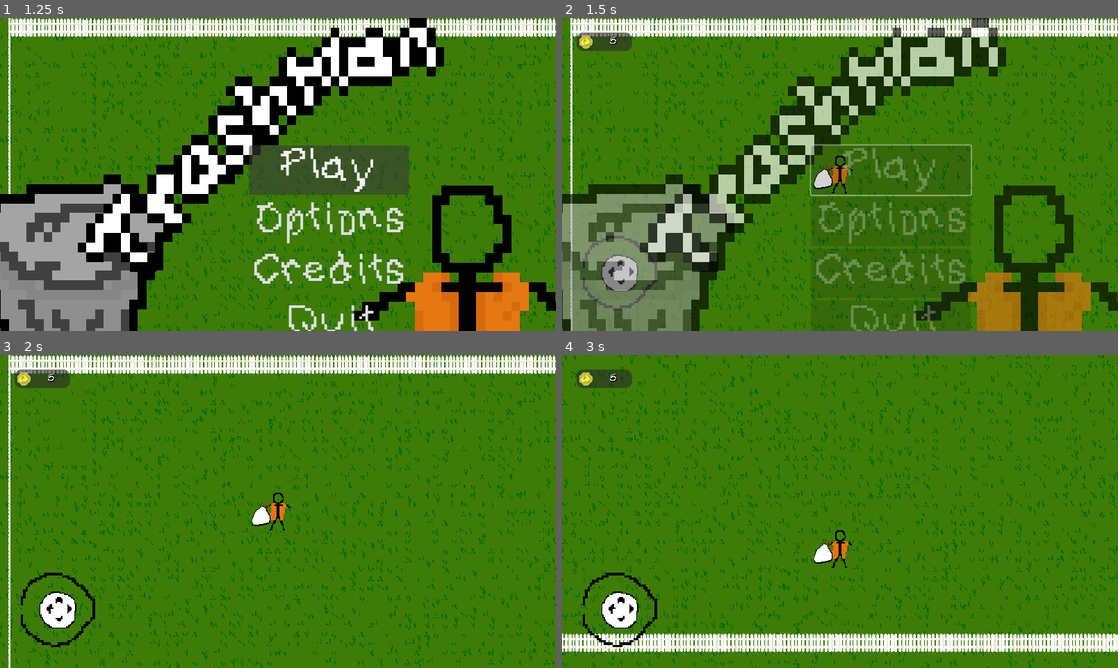
Above: before the commit, frames 1-4 (two rows, left to right).
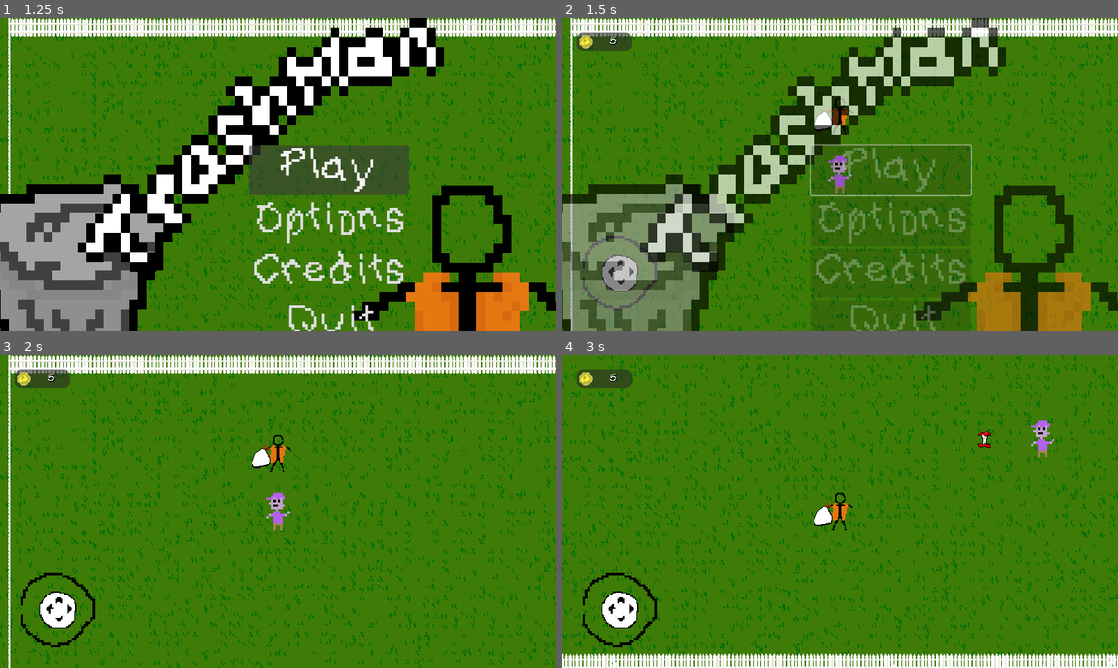
Above: after the commit, the same moments.

Repository: RagingTurtle/TrashMan
Game: Godot game, scene res://scenes/main.tscn
Two runs of this game, one before a commit and one after it. Both use one fixed random seed, a clock stepped at 60 frames per second and the inputs below.
Inputs (mouse positions are in pixels of both pictures, inside the frame that each line leads up to):
- Up to frame 1 (1.25 s): move the mouse to (400, 158) at 0.52 s; hold D (move_right) from 0.53 s (still down)
- Up to frame 2 (1.5 s): release D (move_right) at 1.25 s; click "Play" at 1.25 s
- Up to frame 3 (2 s): no input
- Up to frame 4 (3 s): move the mouse to (728, 527) at 2.02 s; hold S (move_down) 2.03-2.78 s; move the mouse to (895, 442) at 2.77 s; hold D (move_right) from 2.78 s (still down)

Frame 1 is identical in both runs. In frame 2, 0.8% of the frame differs, in the area x 45-53%, y 25-56%; in frame 3, 0.8%; in frame 4, 20%, in the area x 0-100%, y 0-100%.

Commit message:
trash spawner

Diff:
--- a/scenes/Characters/enemy.tscn
+++ b/scenes/Characters/enemy.tscn
@@ -13,6 +13,7 @@
 size = Vector2(2, 2)
 
 [node name="Enemy" type="CharacterBody2D"]
+scale = Vector2(2, 2)
 collision_layer = 4
 collision_mask = 2
 motion_mode = 1
--- a/scenes/items/trash_piece.tscn
+++ b/scenes/items/trash_piece.tscn
@@ -6,7 +6,6 @@
 [sub_resource type="CapsuleShape2D" id="CapsuleShape2D_aewqp"]
 
 [node name="TrashPiece" type="Area2D" groups=["trash_piece"]]
-scale = Vector2(0.5, 0.5)
 collision_layer = 8
 script = ExtResource("1_y00mx")
 
--- a/scenes/managers/trash_manager.tscn
+++ b/scenes/managers/trash_manager.tscn
@@ -1,9 +1,13 @@
-[gd_scene load_steps=2 format=3 uid="uid://cg1yna7m25nqf"]
+[gd_scene load_steps=5 format=3 uid="uid://cg1yna7m25nqf"]
 
 [ext_resource type="Script" path="res://scripts/managers/trash_manager.gd" id="1_4avp6"]
+[ext_resource type="Texture2D" uid="uid://b5c44jupddij5" path="res://Sprites/trash_apple.png" id="2_i3xqd"]
+[ext_resource type="Texture2D" uid="uid://dd6udeaifjjvi" path="res://Sprites/trash_can.png" id="3_018qs"]
+[ext_resource type="Texture2D" uid="uid://bo0bn5yxwxh27" path="res://Sprites/trash_cup.png" id="4_ulssy"]
 
 [node name="Trash Manager" type="Node2D"]
 script = ExtResource("1_4avp6")
+trash_texture_list = Array[Texture2D]([ExtResource("2_i3xqd"), ExtResource("3_018qs"), ExtResource("4_ulssy")])
 
 [node name="TrashPool" type="Node" parent="."]
 
--- a/scripts/enemy.gd
+++ b/scripts/enemy.gd
@@ -1,4 +1,5 @@
 extends CharacterBody2D
+class_name Enemy
 
 @export var speed: float = 300.0
 @export var walk_timer_delay: float = 1
@@ -34,4 +35,4 @@
 	walk_timer.start()
 
 func drop_trash():
-	emit_signal("trash_dropped", global_position)
+	trash_dropped.emit(global_position)
--- a/scripts/game.gd
+++ b/scripts/game.gd
@@ -1,14 +1,18 @@
 extends Node2D
+
 @onready var joystick: Joystick = $UILayer/HUD/Joystick
 @onready var hud: Control = $UILayer/HUD
 @onready var viewport_size: Vector2 = get_viewport_rect().size
 @onready var fence_tile_map: TileMap = $TileMaps/FenceTileMap
 @onready var trash_manager: Node2D = $"Trash Manager"
 
+var enemy_scene: PackedScene = preload("res://scenes/characters/enemy.tscn")
 var player_scene: PackedScene = preload("res://scenes/Characters/player.tscn")
 var bag_scene: PackedScene = preload("res://scenes/items/bag.tscn")
 var player: Player = null
 var player_spawn_position: Vector2
+var enemy: Enemy = null
+var enemy_spawn_position: Vector2
 
 func  _ready() -> void:
 	hud.visible = false
@@ -18,7 +22,7 @@
 	hud.visible = true
 	player = player_scene.instantiate()
 	player_spawn_position.x = viewport_size.x / 2
-	var player_spawn_position_y_offset:float = 0
+	var player_spawn_position_y_offset:float = 100
 	player_spawn_position.y = viewport_size.y / 2  - player_spawn_position_y_offset
 	player.global_position = player_spawn_position
 	add_child(player)
@@ -27,3 +31,14 @@
 	trash_manager.bag = bag_scene.instantiate()
 	trash_manager.setup_bag()
 	player.add_child(trash_manager.bag)
+
+	enemy = enemy_scene.instantiate()
+	enemy_spawn_position.x = viewport_size.x / 2
+	var enemy_spawn_position_y_offset:float = 0
+	enemy_spawn_position.y = viewport_size.y / 2  - enemy_spawn_position_y_offset
+	enemy.global_position = enemy_spawn_position
+	add_child(enemy)
+	enemy.trash_dropped.connect(_on_enemy_trash_drop)
+
+func _on_enemy_trash_drop(trash_position:Vector2):
+	trash_manager.spawn_trash(trash_position)
--- a/scripts/managers/trash_manager.gd
+++ b/scripts/managers/trash_manager.gd
@@ -14,6 +14,8 @@
 
 var bag: TextureProgressBar = null
 var bag_scale: Vector2
+var trash_spawner: Enemy = null
+
 func _ready() -> void:
 	initialize_trash_pool()
 
@@ -44,7 +46,7 @@
 #		trash_piece.call_deferred("reparent", available_trash)
 #		coin_manager.coin_amount += 1
 
-func _on_trash_dropped(location: Vector2) -> void:
+func spawn_trash(location: Vector2) -> void:
 	if trash_pool.get_child_count() > 0:
 		var dropped: Area2D = trash_pool.get_child(0)
 		change_sprite(dropped)
